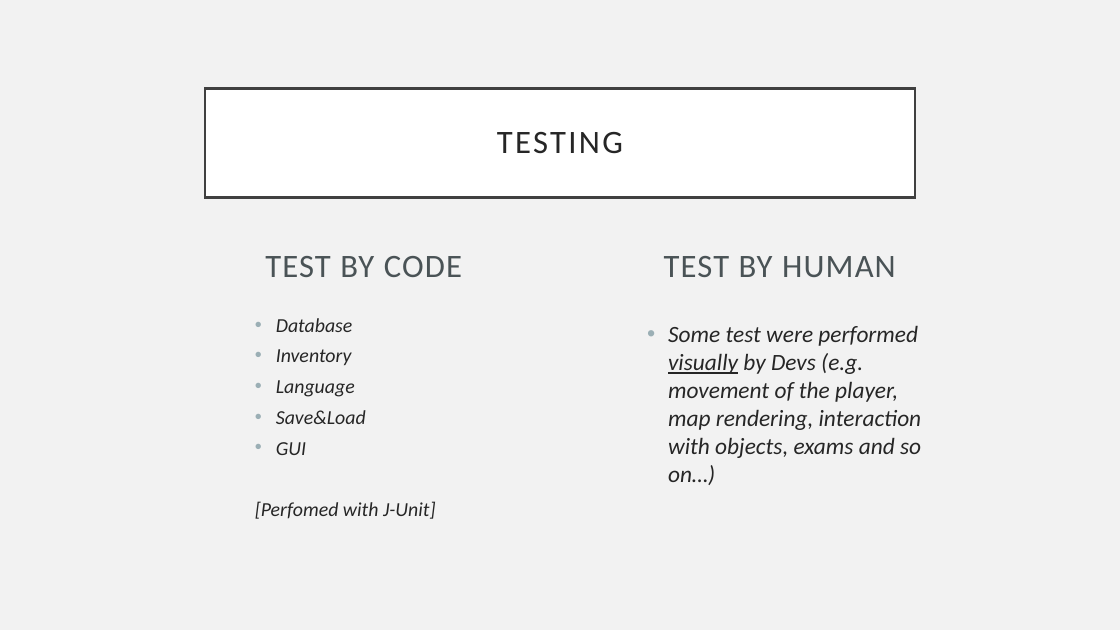
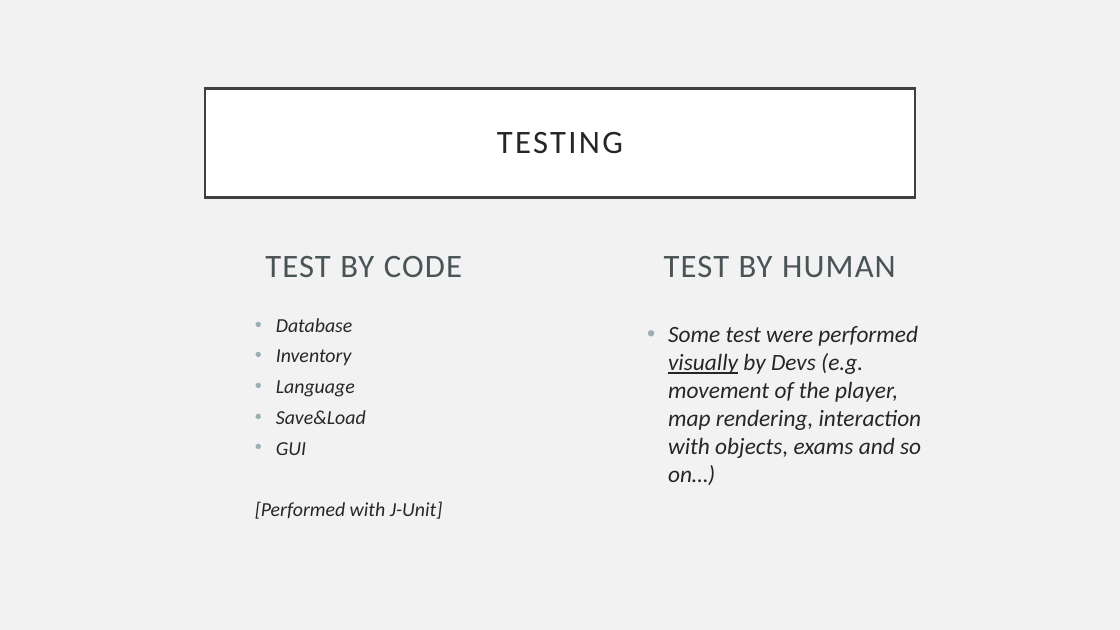
Before and after one commit to gdesimone97/unisa-life, a slide deck: slide 7 of PRESENTAZIONE FINALE2.pptx. Drawn at 1120x630 pixels with LibreOffice and Linux fonts; fonts in the diff are those of the drawing. Boxes give left, top, right and bottom in pixels: in the first picture for what was removed or moved away, otherwise in the second. Text is boxed around its words. In the diff, an @@ line names an element or a change of style, - is before the commit and + after.

```diff
--- a/PRESENTAZIONE FINALE2.pptx
+++ b/PRESENTAZIONE FINALE2.pptx
@@ text at bbox=[255, 501, 443, 519]: text changed @@
-[Perfomed with J-Unit]
+[Performed with J-Unit]
```
Also in this commit, not shown: 1 other slide changed.
